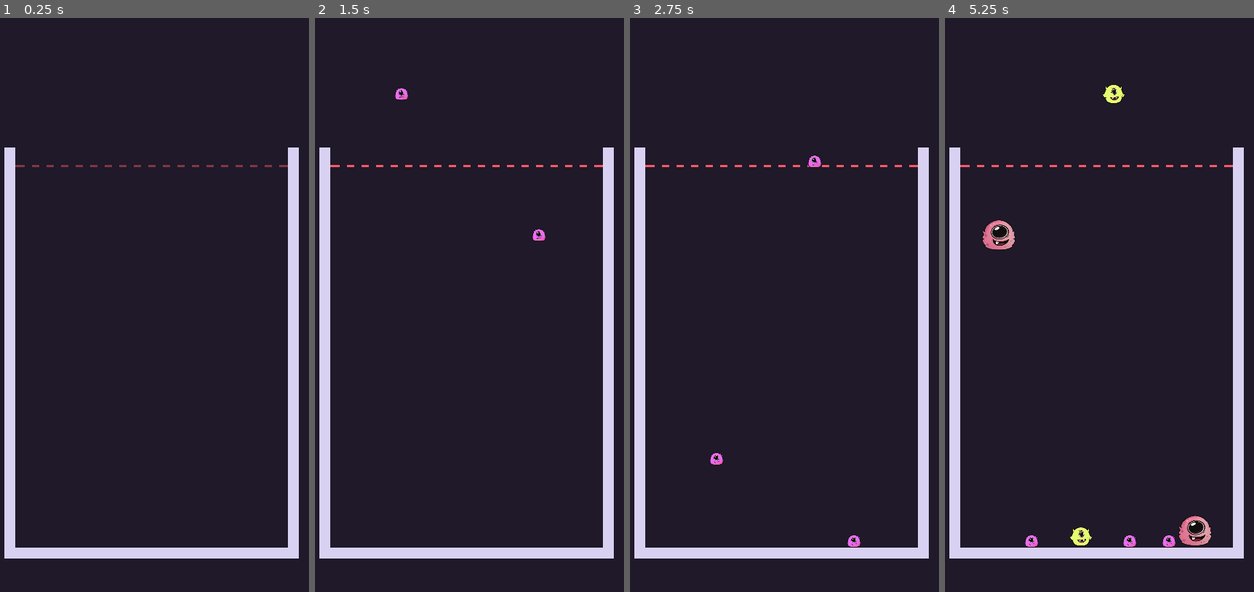
Above: before the commit, frames 1-4 (left to right).
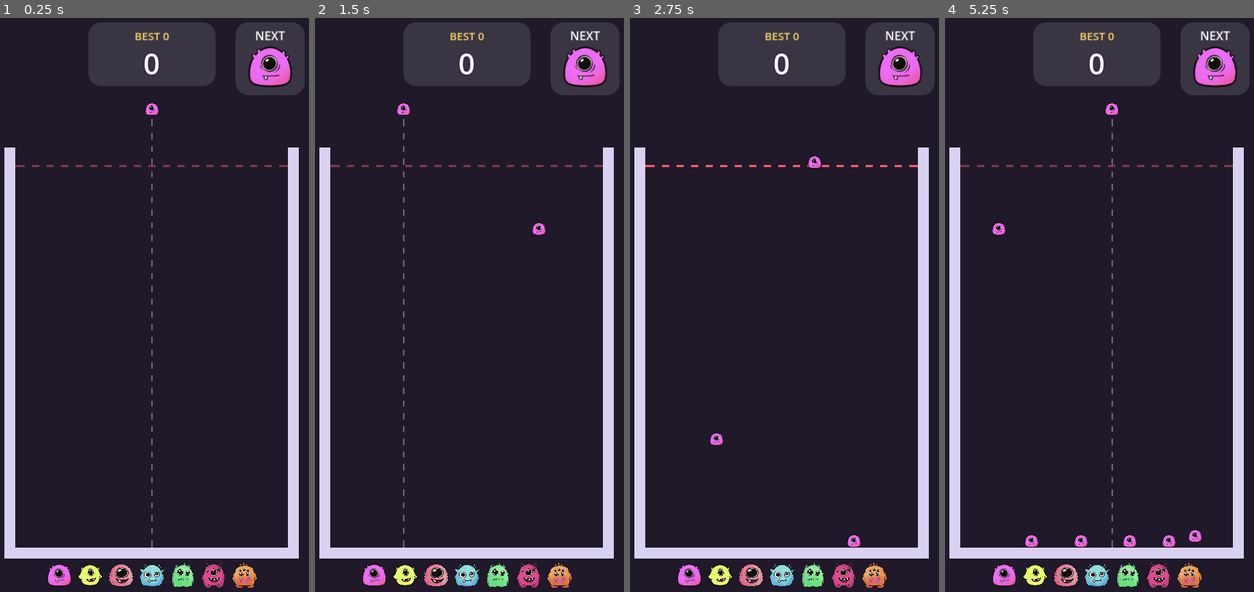
Above: after the commit, the same moments.

Repository: vickyraut212-boop/MonsterMerageGame
Game: Godot game, scene res://scenes/main.tscn
Two runs of this game, one before a commit and one after it. Both use one fixed random seed, a clock stepped at 60 frames per second and the inputs below.
Inputs (mouse positions are in pixels of both pictures, inside the frame that each line leads up to):
- Up to frame 1 (0.25 s): no input
- Up to frame 2 (1.5 s): tap Enter at 0.5 s; move the mouse to (537, 270) at 0.52 s; click (537, 270) at 0.67 s; move the mouse to (401, 333) at 1.27 s; click (401, 333) at 1.42 s
- Up to frame 3 (2.75 s): move the mouse to (815, 172) at 2.02 s; click (815, 172) at 2.17 s
- Up to frame 4 (5.25 s): move the mouse to (1080, 419) at 2.77 s; click (1080, 419) at 2.92 s; move the mouse to (1195, 391) at 3.52 s; click (1195, 391) at 3.67 s; move the mouse to (997, 213) at 4.27 s; click (997, 213) at 4.42 s; move the mouse to (1111, 305) at 5.02 s; click (1111, 305) at 5.17 s

The runs differ from the first frame. In frame 1, 9.0% of the frame differs, in the area x 15-99%, y 0-100%; in frame 2, 9.3%; in frame 3, 8.9%; in frame 4, 10%, in the area x 4-99%, y 0-100%.

Commit message:
Add dropper, merging, score and game UI (Steps 3 and 4)
- Monster: RigidBody2D with a circle collider sized by tier; reports
  touching a same-tier monster once per pair.
- Dropper: follows mouse/finger smoothly, dashed aim line, drops on
  release with a short cooldown. First drop is always Tier 1; higher
  tiers unlock as the player makes them, capped at Tier 3.
- Merge: both monsters vanish and the next tier pops in at their exact
  midpoint; two Tier 7s vanish for a bonus.
- HUD: score, saved best score, Next preview, tier strip, and a
  game-over panel with Play again. Removes the Step 2 test drop.

Co-Authored-By: Claude Opus 5.5 <noreply@anthropic.com>
Claude-Session: https://claude.ai/code/session_01QQF4EsL7cFRzG2ai4USehR

Diff:
--- /dev/null
+++ b/scenes/hud.tscn
@@ -0,0 +1,131 @@
+[gd_scene load_steps=4 format=3]
+
+[ext_resource type="Script" path="res://scripts/hud.gd" id="1_hud"]
+
+[sub_resource type="StyleBoxFlat" id="StyleBoxFlat_panel"]
+bg_color = Color(1, 1, 1, 0.12)
+corner_radius_top_left = 28
+corner_radius_top_right = 28
+corner_radius_bottom_right = 28
+corner_radius_bottom_left = 28
+
+[sub_resource type="StyleBoxFlat" id="StyleBoxFlat_box"]
+bg_color = Color(0.2, 0.16, 0.28, 0.95)
+corner_radius_top_left = 32
+corner_radius_top_right = 32
+corner_radius_bottom_right = 32
+corner_radius_bottom_left = 32
+content_margin_left = 32.0
+content_margin_top = 32.0
+content_margin_right = 32.0
+content_margin_bottom = 32.0
+
+[node name="HUD" type="CanvasLayer"]
+script = ExtResource("1_hud")
+
+[node name="ScorePanel" type="Panel" parent="."]
+offset_left = 220.0
+offset_top = 24.0
+offset_right = 500.0
+offset_bottom = 164.0
+mouse_filter = 2
+theme_override_styles/panel = SubResource("StyleBoxFlat_panel")
+
+[node name="BestLabel" type="Label" parent="ScorePanel"]
+offset_top = 12.0
+offset_right = 280.0
+offset_bottom = 46.0
+theme_override_colors/font_color = Color(1, 0.85, 0.4, 1)
+theme_override_font_sizes/font_size = 24
+text = "BEST 0"
+horizontal_alignment = 1
+vertical_alignment = 1
+
+[node name="ScoreLabel" type="Label" parent="ScorePanel"]
+offset_top = 46.0
+offset_right = 280.0
+offset_bottom = 128.0
+theme_override_colors/font_outline_color = Color(0.2, 0.1, 0.3, 1)
+theme_override_constants/outline_size = 10
+theme_override_font_sizes/font_size = 64
+text = "0"
+horizontal_alignment = 1
+vertical_alignment = 1
+
+[node name="NextPanel" type="Panel" parent="."]
+offset_left = 544.0
+offset_top = 24.0
+offset_right = 696.0
+offset_bottom = 184.0
+mouse_filter = 2
+theme_override_styles/panel = SubResource("StyleBoxFlat_panel")
+
+[node name="NextLabel" type="Label" parent="NextPanel"]
+offset_top = 10.0
+offset_right = 152.0
+offset_bottom = 42.0
+theme_override_font_sizes/font_size = 26
+text = "NEXT"
+horizontal_alignment = 1
+vertical_alignment = 1
+
+[node name="NextIcon" type="TextureRect" parent="NextPanel"]
+offset_left = 26.0
+offset_top = 48.0
+offset_right = 126.0
+offset_bottom = 148.0
+mouse_filter = 2
+expand_mode = 1
+stretch_mode = 5
+
+[node name="TierStrip" type="HBoxContainer" parent="."]
+offset_left = 40.0
+offset_top = 1212.0
+offset_right = 680.0
+offset_bottom = 1268.0
+mouse_filter = 2
+theme_override_constants/separation = 12
+alignment = 1
+
+[node name="GameOver" type="Control" parent="."]
+visible = false
+anchor_right = 1.0
+anchor_bottom = 1.0
+
+[node name="Dim" type="ColorRect" parent="GameOver"]
+anchor_right = 1.0
+anchor_bottom = 1.0
+color = Color(0, 0, 0, 0.6)
+
+[node name="Box" type="VBoxContainer" parent="GameOver"]
+offset_left = 140.0
+offset_top = 440.0
+offset_right = 580.0
+offset_bottom = 840.0
+theme_override_constants/separation = 24
+alignment = 1
+
+[node name="Title" type="Label" parent="GameOver/Box"]
+theme_override_colors/font_color = Color(1, 0.45, 0.5, 1)
+theme_override_colors/font_outline_color = Color(0.2, 0.1, 0.3, 1)
+theme_override_constants/outline_size = 12
+theme_override_font_sizes/font_size = 64
+text = "GAME OVER"
+horizontal_alignment = 1
+
+[node name="FinalScore" type="Label" parent="GameOver/Box"]
+theme_override_font_sizes/font_size = 40
+text = "Score: 0"
+horizontal_alignment = 1
+
+[node name="FinalBest" type="Label" parent="GameOver/Box"]
+theme_override_colors/font_color = Color(1, 0.85, 0.4, 1)
+theme_override_font_sizes/font_size = 32
+text = "Best: 0"
+horizontal_alignment = 1
+
+[node name="PlayAgain" type="Button" parent="GameOver/Box"]
+custom_minimum_size = Vector2(0, 88)
+theme_override_font_sizes/font_size = 36
+theme_override_styles/normal = SubResource("StyleBoxFlat_box")
+text = "Play again"
--- a/scenes/main.tscn
+++ b/scenes/main.tscn
@@ -1,20 +1,18 @@
-[gd_scene load_steps=3 format=3]
+[gd_scene load_steps=5 format=3]
 
 [ext_resource type="Script" path="res://scripts/main.gd" id="1_main"]
 [ext_resource type="PackedScene" path="res://scenes/jar.tscn" id="2_jar"]
+[ext_resource type="Script" path="res://scripts/dropper.gd" id="3_dropper"]
+[ext_resource type="PackedScene" path="res://scenes/hud.tscn" id="4_hud"]
 
 [node name="Main" type="Node2D"]
 script = ExtResource("1_main")
 
 [node name="Jar" parent="." instance=ExtResource("2_jar")]
 
-[node name="GameOverLabel" type="Label" parent="."]
-visible = false
-offset_left = 0.0
-offset_top = 560.0
-offset_right = 720.0
-offset_bottom = 640.0
-theme_override_font_sizes/font_size = 56
-text = "GAME OVER"
-horizontal_alignment = 1
-vertical_alignment = 1
+[node name="Monsters" type="Node2D" parent="."]
+
+[node name="Dropper" type="Node2D" parent="."]
+script = ExtResource("3_dropper")
+
+[node name="HUD" parent="." instance=ExtResource("4_hud")]
--- /dev/null
+++ b/scripts/dropper.gd
@@ -0,0 +1,122 @@
+class_name Dropper
+extends Node2D
+## The monster waiting at the top of the jar. It follows the mouse or finger
+## smoothly, shows a dashed aim line down into the jar, and drops the monster
+## when the mouse button or finger is released.
+##
+## DROP ORDER
+## The very first drop is always Tier 1. After that, a tier can only drop once
+## the player has already made it by merging, and never above
+## TierData.MAX_DROP_TIER (Tier 3). So the game starts with only Tier 1s, Tier 2
+## joins the drops after the first Tier 2 merge, then Tier 3.
+## The rule lives in _pick_tier() below.
+
+signal dropped(tier: int, at: Vector2)
+signal next_changed(tier: int)
+
+## Height (screen y) where the waiting monster hangs.
+@export var hold_y := 215.0
+## Seconds between drops.
+@export var cooldown := 0.6
+## How quickly the monster catches up with the pointer (higher = snappier).
+@export var follow_speed := 18.0
+@export var aim_line_color := Color(1, 1, 1, 0.35)
+
+var enabled := true
+var current_tier := 1
+var next_tier := 1
+
+var _jar: Jar
+var _held: Sprite2D
+var _highest_unlocked := 1
+var _cooldown_left := 0.0
+var _target_x := 360.0
+
+
+func _ready() -> void:
+	_held = Sprite2D.new()
+	add_child(_held)
+
+
+## Called once by main.gd when the game starts.
+func setup(jar: Jar) -> void:
+	_jar = jar
+	_target_x = jar.get_inner_rect().get_center().x
+	position = Vector2(_target_x, hold_y)
+	current_tier = 1
+	next_tier = _pick_tier()
+	_refresh_held()
+	next_changed.emit(next_tier)
+
+
+## Called when the player makes a new tier by merging.
+func unlock_tier(tier: int) -> void:
+	_highest_unlocked = clampi(maxi(_highest_unlocked, tier), 1, TierData.MAX_DROP_TIER)
+
+
+func _pick_tier() -> int:
+	return randi_range(1, _highest_unlocked)
+
+
+func _process(delta: float) -> void:
+	if _jar == null:
+		return
+	if enabled:
+		_target_x = get_global_mouse_position().x
+	# Smoothly glide towards the pointer.
+	position.x = lerpf(position.x, _clamped_target_x(), 1.0 - exp(-follow_speed * delta))
+
+	if _cooldown_left > 0.0:
+		_cooldown_left -= delta
+		if _cooldown_left <= 0.0:
+			_held.visible = enabled
+	queue_redraw()
+
+
+func _unhandled_input(event: InputEvent) -> void:
+	if not enabled or _jar == null:
+		return
+	# Releasing the mouse button or lifting a finger drops the monster.
+	var click := event as InputEventMouseButton
+	if click and click.button_index == MOUSE_BUTTON_LEFT and not click.pressed:
+		_target_x = click.position.x
+		_drop()
+
+
+func _drop() -> void:
+	if _cooldown_left > 0.0:
+		return
+	position.x = _clamped_target_x()
+	dropped.emit(current_tier, global_position)
+
+	current_tier = next_tier
+	next_tier = _pick_tier()
+	next_changed.emit(next_tier)
+	_refresh_held()
+	_held.visible = false
+	_cooldown_left = cooldown
+
+
+func stop() -> void:
+	enabled = false
+	_held.visible = false
+	queue_redraw()
+
+
+func _refresh_held() -> void:
+	_held.texture = TierData.get_texture(current_tier)
+	_held.scale = TierData.get_sprite_scale(current_tier)
+
+
+func _clamped_target_x() -> float:
+	var inner := _jar.get_inner_rect()
+	var radius := TierData.get_radius(current_tier)
+	return clampf(_target_x, inner.position.x + radius, inner.end.x - radius)
+
+
+func _draw() -> void:
+	if _jar == null or not _held.visible:
+		return
+	var radius := TierData.get_radius(current_tier)
+	var bottom := _jar.get_floor_y() - position.y
+	draw_dashed_line(Vector2(0, radius + 6.0), Vector2(0, bottom), aim_line_color, 3.0, 14.0)
--- /dev/null
+++ b/scripts/hud.gd
@@ -0,0 +1,55 @@
+class_name Hud
+extends CanvasLayer
+## On-screen UI: score, best score, the Next monster preview, the tier strip
+## along the bottom, and the game-over panel.
+
+signal play_again_pressed
+
+@onready var _score_label: Label = $ScorePanel/ScoreLabel
+@onready var _best_label: Label = $ScorePanel/BestLabel
+@onready var _next_icon: TextureRect = $NextPanel/NextIcon
+@onready var _tier_strip: HBoxContainer = $TierStrip
+@onready var _game_over: Control = $GameOver
+@onready var _final_score_label: Label = $GameOver/Box/FinalScore
+@onready var _final_best_label: Label = $GameOver/Box/FinalBest
+@onready var _play_again_button: Button = $GameOver/Box/PlayAgain
+
+
+func _ready() -> void:
+	_game_over.visible = false
+	_build_tier_strip()
+	_play_again_button.pressed.connect(func() -> void: play_again_pressed.emit())
+
+
+func set_score(score: int) -> void:
+	_score_label.text = str(score)
+	# Little bounce on the number when it changes.
+	_score_label.pivot_offset = _score_label.size / 2.0
+	_score_label.scale = Vector2(1.2, 1.2)
+	create_tween().tween_property(_score_label, "scale", Vector2.ONE, 0.15)
+
+
+func set_best(best: int) -> void:
+	_best_label.text = "BEST %d" % best
+
+
+func set_next(tier: int) -> void:
+	_next_icon.texture = TierData.get_texture(tier)
+
+
+func show_game_over(score: int, best: int, is_new_best: bool) -> void:
+	_final_score_label.text = "Score: %d" % score
+	_final_best_label.text = ("New best!" if is_new_best else "Best: %d" % best)
+	_game_over.visible = true
+
+
+## A row of all 7 monsters, smallest to biggest, so players see the merge chain.
+func _build_tier_strip() -> void:
+	for tier in range(1, TierData.tier_count() + 1):
+		var icon := TextureRect.new()
+		icon.texture = TierData.get_texture(tier)
+		icon.custom_minimum_size = Vector2(56, 56)
+		icon.expand_mode = TextureRect.EXPAND_IGNORE_SIZE
+		icon.stretch_mode = TextureRect.STRETCH_KEEP_ASPECT_CENTERED
+		icon.mouse_filter = Control.MOUSE_FILTER_IGNORE
+		_tier_strip.add_child(icon)
--- a/scripts/main.gd
+++ b/scripts/main.gd
@@ -1,61 +1,113 @@
 extends Node2D
-## Main game scene: holds the jar and (for now) a simple test drop.
-##
-## TEST DROP: click or tap anywhere to drop a random Tier 1-3 monster at that
-## spot, so you can see the walls, floor and danger line working.
-## Step 3 replaces this with the real dropper.
+## Main game scene. Connects the dropper, the jar and the HUD, and runs the
+## merge rule: when two monsters of the same tier touch, both disappear and one
+## monster of the next tier appears at their exact midpoint.
+
+const SAVE_PATH := "user://best_score.cfg"
 
 @onready var jar: Jar = $Jar
-@onready var game_over_label: Label = $GameOverLabel
+@onready var dropper: Dropper = $Dropper
+@onready var monsters: Node2D = $Monsters
+@onready var hud: Hud = $HUD
 
+var score := 0
+var best := 0
 var _is_over := false
 
 
 func _ready() -> void:
 	randomize()
 	_check_sprites()
+
+	best = _load_best()
+	hud.set_score(0)
+	hud.set_best(best)
+
+	dropper.next_changed.connect(hud.set_next)
+	dropper.dropped.connect(_on_dropped)
 	jar.game_over.connect(_on_game_over)
+	hud.play_again_pressed.connect(_on_play_again)
+
+	dropper.setup(jar)
 
 
-func _unhandled_input(event: InputEvent) -> void:
-	if _is_over:
-		return
-	# A tap on a phone also arrives as a left mouse click.
-	var click := event as InputEventMouseButton
-	if click and click.pressed and click.button_index == MOUSE_BUTTON_LEFT:
-		_drop_test_monster(click.position.x)
+func _on_dropped(tier: int, at: Vector2) -> void:
+	_spawn_monster(tier, at)
 
 
-func _drop_test_monster(x: float) -> void:
-	var tier := TierData.random_drop_tier()
-	var radius := TierData.get_radius(tier)
+func _spawn_monster(tier: int, at: Vector2) -> Monster:
+	var monster := Monster.new()
+	monster.setup(tier)
+	monster.position = at
+	monster.touched_same_tier.connect(_on_same_tier_touched)
+	monsters.add_child(monster)
+	return monster
 
-	var monster := RigidBody2D.new()
-	monster.add_to_group("monsters")
 
-	var shape := CircleShape2D.new()
-	shape.radius = radius
-	var collider := CollisionShape2D.new()
-	collider.shape = shape
-	monster.add_child(collider)
+func _on_same_tier_touched(a: Monster, b: Monster) -> void:
+	if _is_over or a.is_merging or b.is_merging:
+		return
+	a.is_merging = true
+	b.is_merging = true
+	# Physics bodies can't be removed in the middle of a physics step,
+	# so the merge itself runs right after it.
+	_merge.call_deferred(a, b)
 
-	var sprite := Sprite2D.new()
-	sprite.texture = TierData.get_texture(tier)
-	sprite.scale = TierData.get_sprite_scale(tier)
-	monster.add_child(sprite)
 
-	# Keep the drop inside the jar, just above the rim.
-	var inner := jar.get_inner_rect()
-	monster.position = Vector2(
-			clampf(x, inner.position.x + radius, inner.end.x - radius),
-			inner.position.y - 120.0)
-	add_child(monster)
+func _merge(a: Monster, b: Monster) -> void:
+	if not is_instance_valid(a) or not is_instance_valid(b):
+		return
+	var midpoint := (a.global_position + b.global_position) / 2.0
+	var velocity := (a.linear_velocity + b.linear_velocity) / 2.0
+	var new_tier := a.tier + 1
+
+	for old in [a, b]:
+		monsters.remove_child(old)
+		old.queue_free()
+
+	if new_tier > TierData.tier_count():
+		# Two Tier 7 bosses: both vanish for a big bonus.
+		_add_score(TierData.BOSS_MERGE_BONUS)
+		return
+
+	_add_score(TierData.get_points(new_tier))
+	dropper.unlock_tier(new_tier)
+	var merged := _spawn_monster(new_tier, midpoint)
+	merged.linear_velocity = velocity * 0.5
+	merged.pop_in()
+
+
+func _add_score(points: int) -> void:
+	score += points
+	hud.set_score(score)
+	hud.set_best(maxi(best, score))
 
 
 func _on_game_over() -> void:
 	_is_over = true
-	game_over_label.visible = true
-	print("Monster Merge: game over")
+	dropper.stop()
+	var is_new_best := score > best
+	if is_new_best:
+		best = score
+		_save_best(best)
+	hud.show_game_over(score, best, is_new_best)
+
+
+func _on_play_again() -> void:
+	get_tree().reload_current_scene()
+
+
+func _load_best() -> int:
+	var config := ConfigFile.new()
+	if config.load(SAVE_PATH) != OK:
+		return 0
+	return int(config.get_value("score", "best", 0))
+
+
+func _save_best(value: int) -> void:
+	var config := ConfigFile.new()
+	config.set_value("score", "best", value)
+	config.save(SAVE_PATH)
 
 
 func _check_sprites() -> void:
@@ -63,7 +115,5 @@
 	for tier in range(1, TierData.tier_count() + 1):
 		if TierData.get_texture(tier) == null:
 			missing.append(TierData.get_tier(tier)["texture"])
-	if missing.is_empty():
-		print("Monster Merge: all %d monster sprites found." % TierData.tier_count())
-	else:
+	if not missing.is_empty():
 		push_warning("Monster Merge: missing sprites: %s" % ", ".join(missing))
--- /dev/null
+++ b/scripts/monster.gd
@@ -0,0 +1,72 @@
+class_name Monster
+extends RigidBody2D
+## One monster in the jar. Call setup(tier) before adding it to the scene.
+## When it touches another monster of the same tier it emits touched_same_tier;
+## the game (main.gd) then does the actual merge.
+
+signal touched_same_tier(a: Monster, b: Monster)
+
+## Surface feel of every monster.
+const FRICTION := 0.4
+const BOUNCE := 0.1
+
+var tier := 1
+## Set once this monster is being merged away, so it can't merge twice.
+var is_merging := false
+
+var _sprite: Sprite2D
+
+
+func setup(new_tier: int) -> void:
+	tier = new_tier
+
+
+func _ready() -> void:
+	add_to_group("monsters")
+
+	# Needed so body_entered fires when monsters touch.
+	contact_monitor = true
+	max_contacts_reported = 8
+
+	var radius := TierData.get_radius(tier)
+	# Bigger monsters are heavier, so they push small ones aside.
+	mass = radius / 20.0
+
+	var surface := PhysicsMaterial.new()
+	surface.friction = FRICTION
+	surface.bounce = BOUNCE
+	physics_material_override = surface
+
+	var shape := CircleShape2D.new()
+	shape.radius = radius
+	var collider := CollisionShape2D.new()
+	collider.shape = shape
+	add_child(collider)
+
+	_sprite = Sprite2D.new()
+	_sprite.texture = TierData.get_texture(tier)
+	_sprite.scale = TierData.get_sprite_scale(tier)
+	add_child(_sprite)
+
+	body_entered.connect(_on_body_entered)
+
+
+## Small "pop" when a merged monster appears.
+func pop_in() -> void:
+	var full_scale := _sprite.scale
+	_sprite.scale = full_scale * 0.6
+	var tween := create_tween()
+	tween.tween_property(_sprite, "scale", full_scale, 0.2) \
+			.set_trans(Tween.TRANS_BACK).set_ease(Tween.EASE_OUT)
+
+
+func _on_body_entered(body: Node) -> void:
+	if is_merging:
+		return
+	var other := body as Monster
+	if other == null or other.is_merging or other.tier != tier:
+		return
+	# Both monsters get this callback; only the one with the lower id reports,
+	# so each pair is merged exactly once.
+	if get_instance_id() < other.get_instance_id():
+		touched_same_tier.emit(self, other)
--- a/scripts/tier_data.gd
+++ b/scripts/tier_data.gd
@@ -29,7 +29,8 @@
 	{"name": "Tier 7 - Big Boss",  "texture": "res://assets/monsters/tier_7.png", "points": 28},
 ]
 
-## The dropper only ever hands out tiers 1 up to this one.
+## Highest tier the dropper can ever hand out. The first drop is always
+## Tier 1 and higher tiers unlock as the player merges (see dropper.gd).
 const MAX_DROP_TIER := 3
 
 ## Bonus for merging two Tier 7 bosses (they vanish).
@@ -73,8 +74,3 @@
 	if ResourceLoader.exists(path):
 		return load(path)
 	return null
-
-
-## A random tier the dropper can hand out (1 to MAX_DROP_TIER).
-func random_drop_tier() -> int:
-	return randi_range(1, MAX_DROP_TIER)
